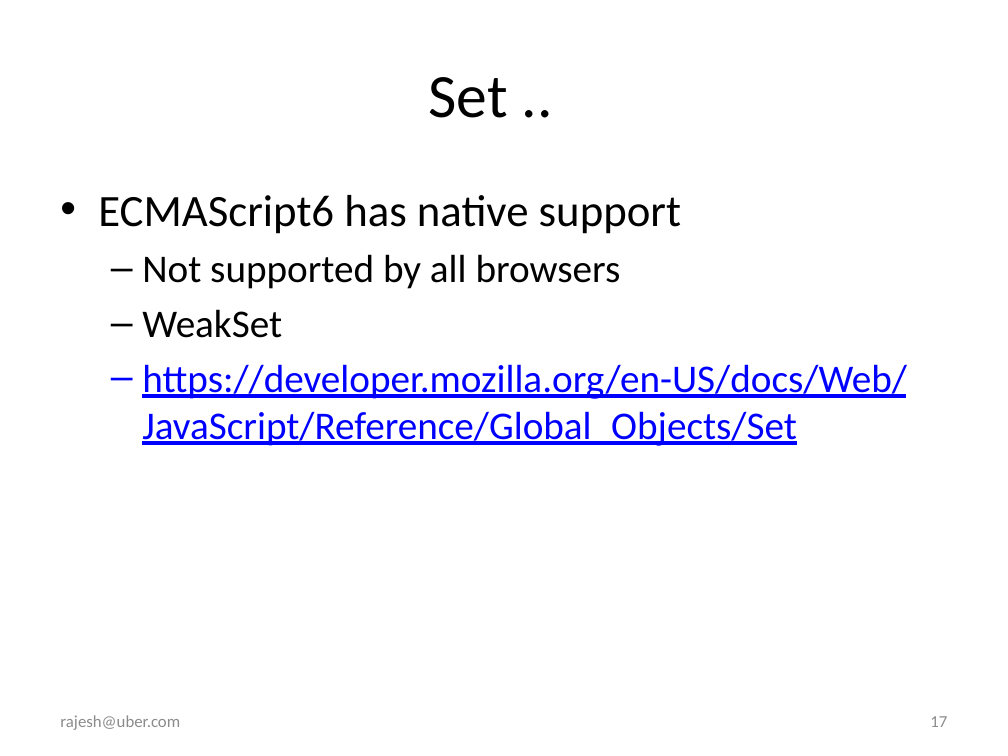
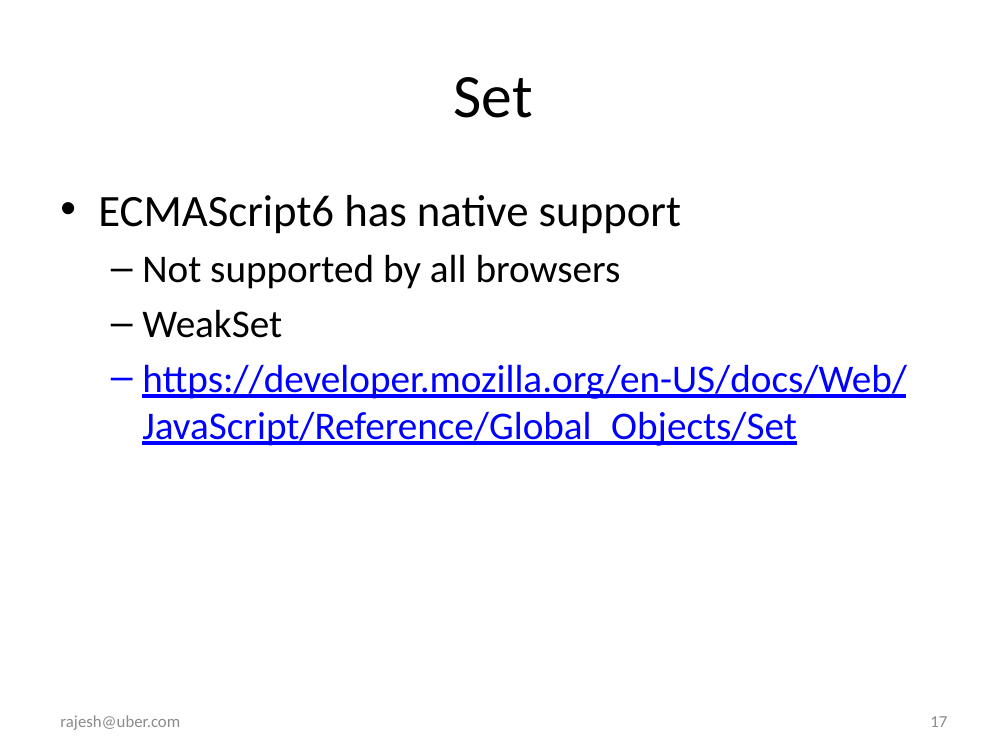
Before and after one commit to rajeshcs/jstalk, a slide deck: slide 17 of JavascriptDS.pptx. Drawn at 1008x756 pixels with LibreOffice and Linux fonts; fonts in the diff are those of the drawing. Boxes give left, top, right and bottom in pixels: in the first picture for what was removed or moved away, otherwise in the second. Text is boxed around its words. In the diff, an @@ line names an element or a change of style, - is before the commit and + after.

```diff
--- a/JavascriptDS.pptx
+++ b/JavascriptDS.pptx
@@ title at [454, 77, 533, 118]: text changed @@
-Set ..
+Set
```
Also in this commit, not shown: 3 other slides changed, 2 slides added.
